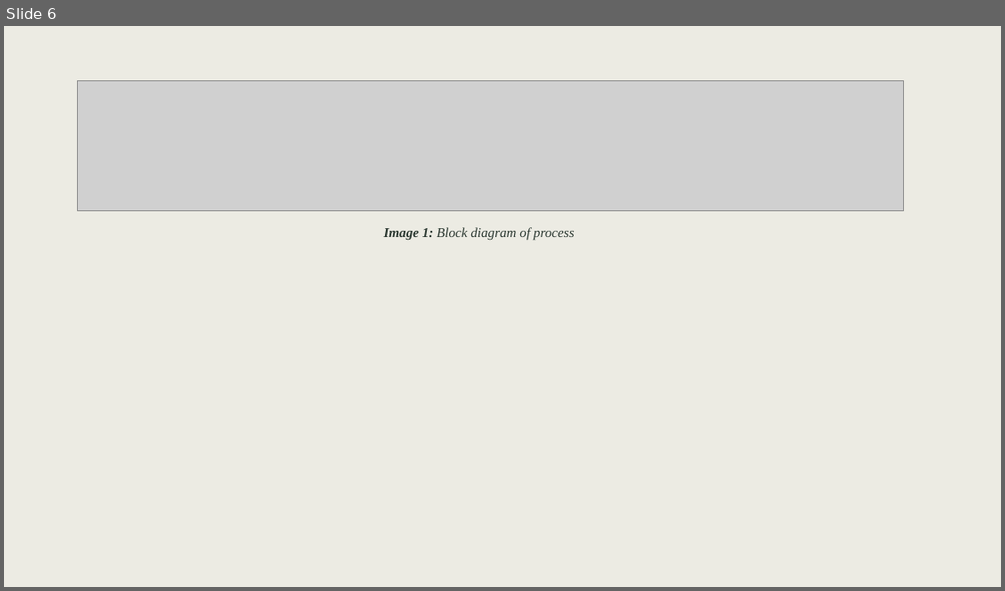
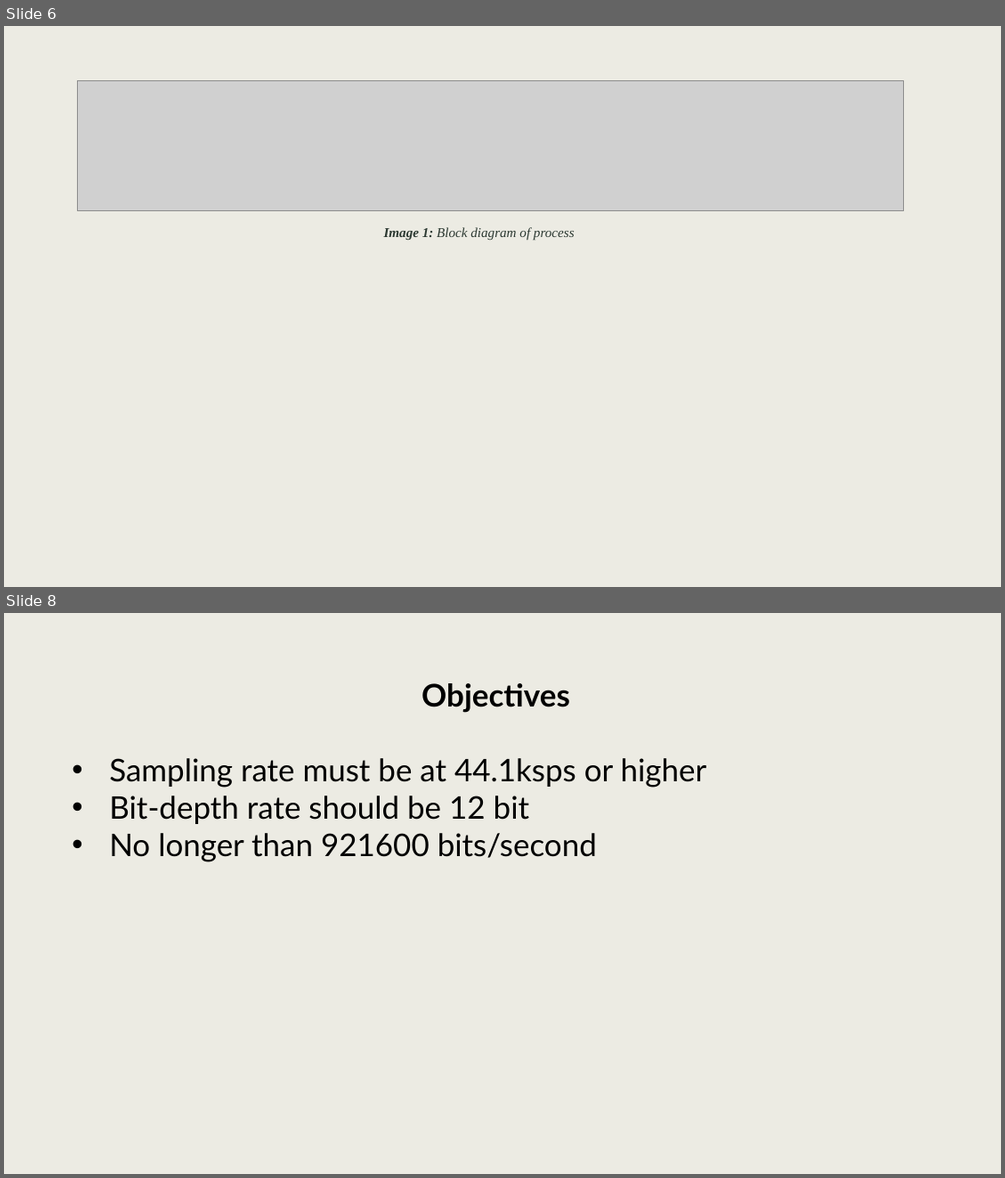
Before and after one commit to hjaqfarrand/2071_AudioSystem, a slide deck: Ece2071 Project.pptx. Shown one above the other, each under a label of ours: slide 6 before the commit, slides 6 and 8 after it; the slides between them are not shown. The pictures are 1005x591 and 1005x1178 pixels, drawn with LibreOffice and Linux fonts; fonts in the diff are those of the drawing; grey boxes stand for pictures. Boxes give left, top, right and bottom in pixels: in the first picture for what was removed or moved away, otherwise in the second. Text is boxed around its words. In the diff, an @@ line names an element or a change of style, - is before the commit and + after.

```diff
--- a/Ece2071 Project.pptx
+++ b/Ece2071 Project.pptx
@@ slide 8 added at (4,613,1001,1174), background #ECEBE3 @@
@@ text added at (109,683,707,862), 30 pt, text #000000 @@
+Objectives
+• Sampling rate must be at 44.1ksps or higher
+• Bit-depth rate should be 12 bit
+• No longer than 921600 bits/second
```
Also in this commit, not shown: 5 other slides added, 1 slide removed.
